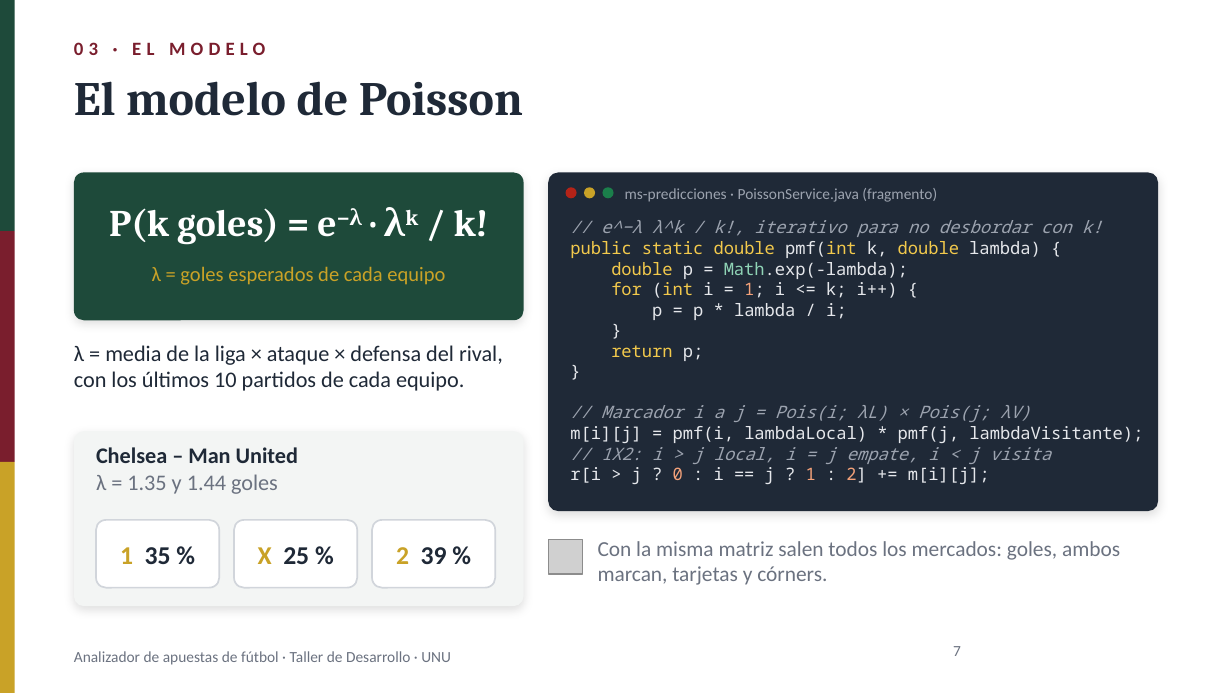
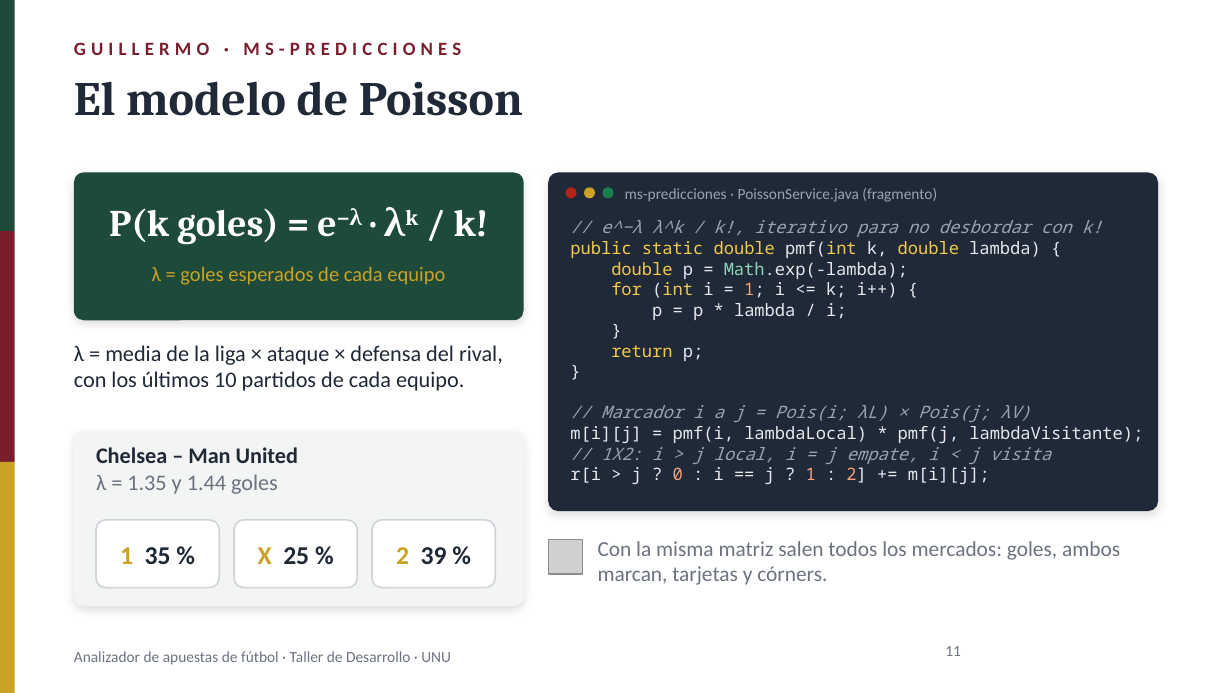
Before and after one commit to Renindstone/app-apuestas-universidad, a slide deck: slide 11 of docs/PresentacionApuestas_2nov2026.pptx (slide 7 before the commit). Drawn at 1232x693 pixels with LibreOffice and Linux fonts; fonts in the diff are those of the drawing; grey boxes stand for pictures; background and template pictures are left out. Boxes give left, top, right and bottom in pixels: in the first picture for what was removed or moved away, otherwise in the second. Text is boxed around its words. In the diff, an @@ line names an element or a change of style, - is before the commit and + after.

```diff
--- a/docs/PresentacionApuestas_2nov2026.pptx
+++ b/docs/PresentacionApuestas_2nov2026.pptx
@@ text at bbox=[74, 42, 461, 55]: text changed @@
-03 · EL MODELO
+GUILLERMO · MS-PREDICCIONES
@@ page number at bbox=[945, 646, 961, 656]: text changed @@
-7
+11
```
Also in this commit, not shown: 15 other slides changed, 8 slides added, 1 slide removed, 3 other files.
